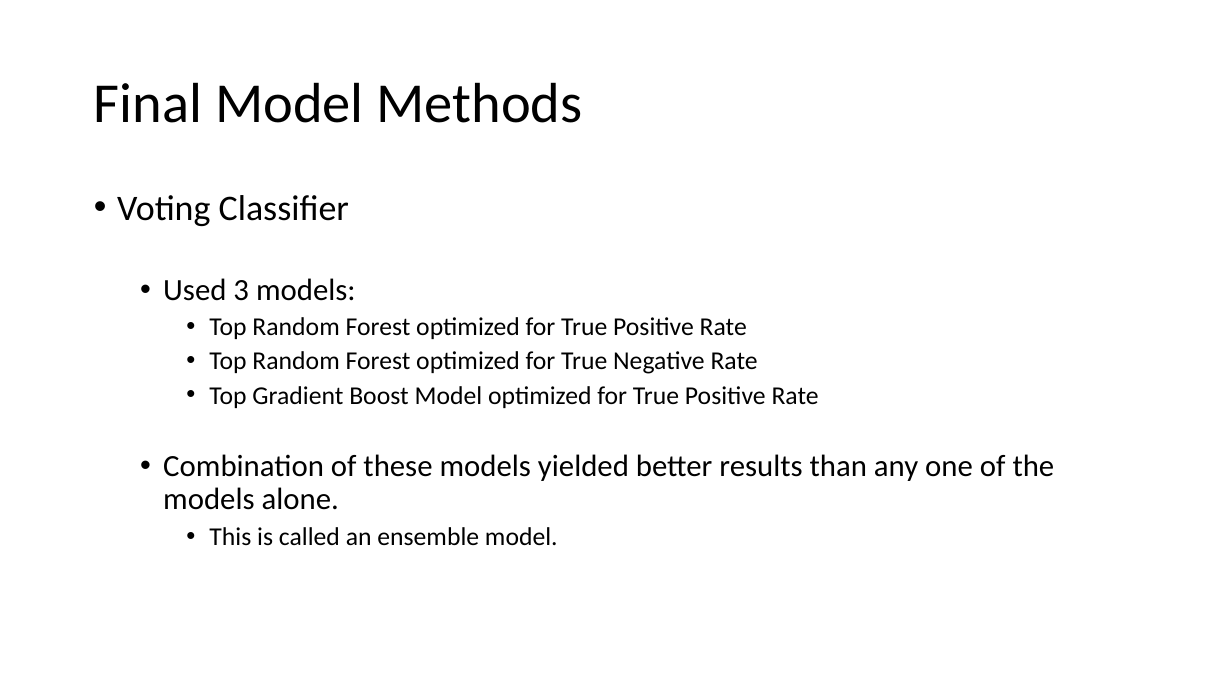
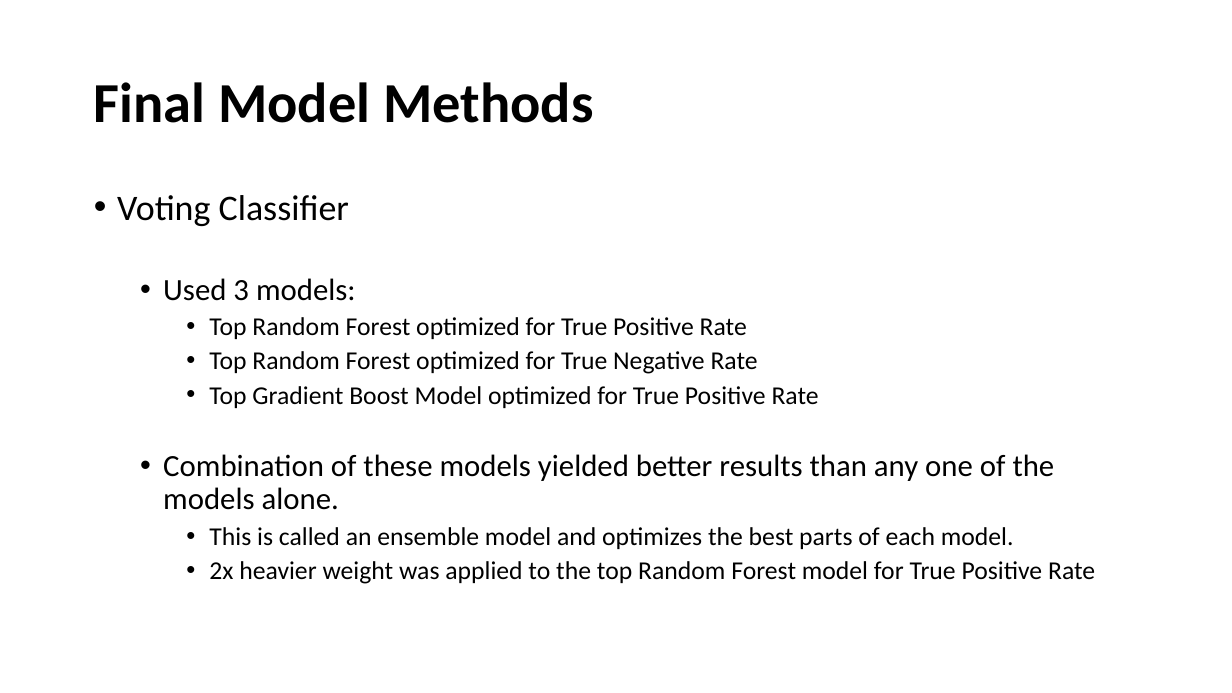
Before and after one commit to jpetoskey/Loan_App_Amended, a slide deck: slide 11 of Loan_App.pptx. Drawn at 1232x693 pixels with LibreOffice and Linux fonts; fonts in the diff are those of the drawing. Boxes give left, top, right and bottom in pixels: in the first picture for what was removed or moved away, otherwise in the second. Text is boxed around its words. In the diff, an @@ line names an element or a change of style, - is before the commit and + after.

```diff
--- a/Loan_App.pptx
+++ b/Loan_App.pptx
@@ title "Final Model Methods" at <box>94,82,593,123</box>: bold on @@
@@ text at <box>209,527,1095,584</box>: text changed @@
-    • This is called an ensemble model.
+    • This is called an ensemble model and optimizes the best parts of each model.
+    • 2x heavier weight was applied to the top Random Forest model for True Positive Rate
```
Also in this commit, not shown: 10 other slides changed, 1 other file.
